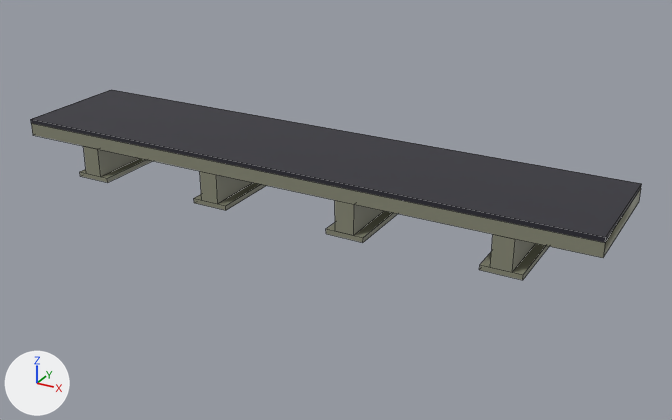
One commit to the FBX model unity/Assets/Models/Paths/p223/body.fbx: the scene before it, then after it.
The view is the same before and after, from a camera (50 mm lens) standing at (8.6, -14.52, 6.1) and looking at (0.52, 0.17, -1.24). The lights are fixed; the arrows at lower left show +X, +Y and +Z. The older version comes first. Mesh edges are drawn as thin lines. Where no turn or scale is listed for an object, it has been applied to the vertices. Vertices at exactly the same position are counted once.

Objects in the first picture: 'body'.
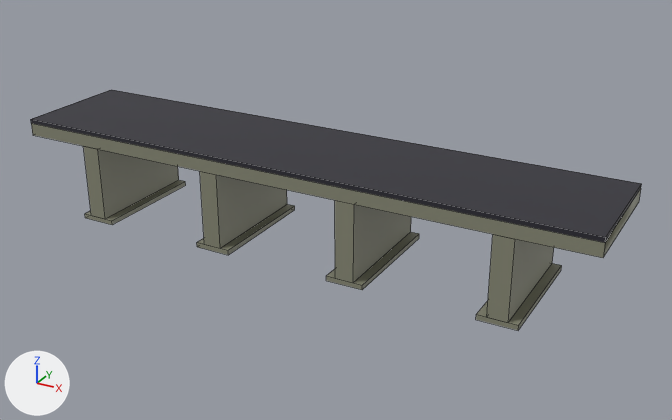
Where the change shows, as pixel boxes (x1, y1, x2, y2) in the pictures (672 x 420 px; the box of a moved part takes in the faces that stretch with it):
'body', reshaped (26% taller)
    before: (31, 90, 641, 280)
    after: (31, 90, 641, 330)
part 1 of me_p223_body, moved or reshaped
    before: (80, 158, 152, 183)
    after: (85, 180, 186, 225)
part 2 of me_p223_body, moved or reshaped
    before: (194, 183, 267, 210)
    after: (197, 204, 295, 255)
part 3 of me_p223_body, moved or reshaped
    before: (326, 211, 397, 243)
    after: (326, 232, 419, 290)
part 4 of me_p223_body, moved or reshaped
    before: (479, 244, 549, 280)
    after: (476, 263, 562, 330)
part 5 of me_p223_body, moved or reshaped
    before: (83, 146, 536, 272)
    after: (83, 146, 554, 322)

Diff of the bpy script that builds the scene:
```diff
--- a/unity/Assets/Models/Paths/p223/body.fbx.py
+++ b/unity/Assets/Models/Paths/p223/body.fbx.py
@@ me_p223_body @@
 # used by ob_body; location = (0.0, 0.0, 0.0)
 # before: 12 (-4.59, -1.25, -0.95) at pixel (86, 173), 14 (-4.59, 1.25, -0.95), 16 (-4.21, -1.25, -0.95) at pixel (100, 176), 18 (-4.21, 1.25, -0.95), 28 (-1.66, -1.25, -0.95) at pixel (201, 200)
 # before: 30 (-1.66, 1.25, -0.95), 32 (-1.28, -1.25, -0.95) at pixel (217, 203), 34 (-1.28, 1.25, -0.95), 44 (1.28, -1.25, -0.95) at pixel (335, 230), 46 (1.28, 1.25, -0.95)
 # before: 48 (1.66, -1.25, -0.95) at pixel (353, 235), 50 (1.66, 1.25, -0.95), 60 (4.21, -1.25, -0.95) at pixel (490, 267), 62 (4.21, 1.25, -0.95), 64 (4.59, -1.25, -0.95) at pixel (512, 272)
 # before: 66 (4.59, 1.25, -0.95)
-me_p223_body.from_pydata(...)  # 76 vertices, 59 faces; spans x -6.0..6.0, y -1.25..1.25, z -1.05..0.0
+me_p223_body.from_pydata(...)  # 76 vertices, 59 faces; spans x -6.0..6.0, y -1.25..1.25, z -2.0..0.0
+# me_p223_body part 1: the loose piece of 8 vertices spanning x -4.78..-4.03, y -1.25..1.25, z -1.05..-0.95 is moved by (0.0, 0.0, -0.95)
+# me_p223_body part 2: the loose piece of 8 vertices spanning x -1.85..-1.1, y -1.25..1.25, z -1.05..-0.95 is moved by (0.0, 0.0, -0.95)
+# me_p223_body part 3: the loose piece of 8 vertices spanning x 1.1..1.85, y -1.25..1.25, z -1.05..-0.95 is moved by (0.0, 0.0, -0.95)
+# me_p223_body part 4: the loose piece of 8 vertices spanning x 4.03..4.78, y -1.25..1.25, z -1.05..-0.95 is moved by (0.0, 0.0, -0.95)
+# me_p223_body part 5
+for i in [12, 14, 16, 18, 28, 30, 32, 34, 44, 46, 48, 50, 60, 62, 64, 66]: me_p223_body.vertices[i].co += Vector((0.0, 0.0, -0.95))
 me_p223_body.materials.append(mat_path_asphalt)
```
